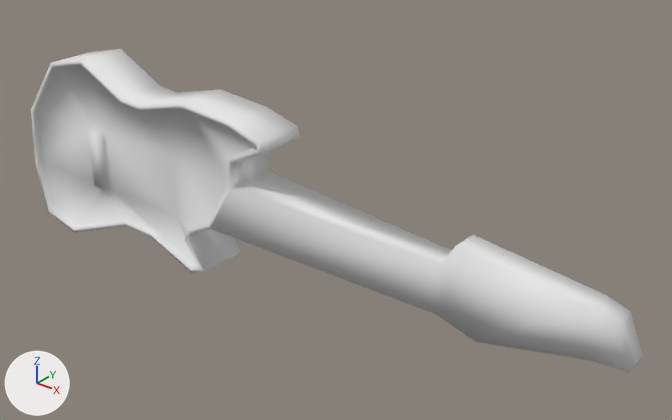
The FBX model Assets/Art/House/Instruments/Bass_guitar.fbx as it was, and as the next commit left it.
Camera for both pictures: a 50 mm camera at (2.72, -2.23, 1.47) aimed at (0.83, 0.13, 0.01). Arrows for +X, +Y and +Z are at lower left; the lights stay in place. Where no turn or scale is listed for an object, it has been applied to the vertices.

The first picture shows 'Bass'.
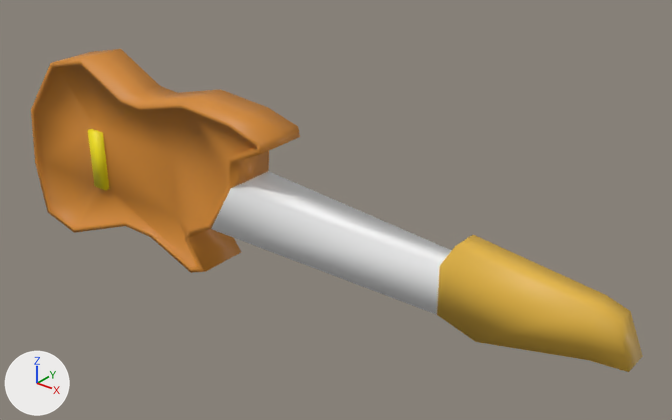
Where the change shows, as pixel boxes (x1, y1, x2, y2) in the pictures (672 x 420 px):
```json
{"part": 1, "of": "me_mesh", "change": "recoloured", "before": [211, 171, 452, 315], "after": [211, 171, 452, 315]}
{"part": 2, "of": "me_mesh", "change": "recoloured", "before": [437, 235, 643, 372], "after": [437, 235, 643, 372], "on screen": "white to orange"}
{"part": 3, "of": "me_mesh", "change": "recoloured", "before": [88, 129, 109, 191], "after": [88, 129, 109, 191], "on screen": "white to yellow"}
{"part": 4, "of": "me_mesh", "change": "recoloured", "before": [31, 49, 300, 273], "after": [31, 49, 300, 273], "on screen": "white to orange"}
```

Scene script edits in JSON lines:
```json
{"op": "add", "block": "mat_mat_4", "code": ["mat_mat_4 = principled_material('Mat.4')", "mat_mat_4.base_color = (0.95, 0.95, 0.95)  # white #f9f9f9"]}
{"op": "add", "block": "mat_mat_5", "code": ["mat_mat_5 = principled_material('Mat.5')", "mat_mat_5.base_color = (0.66, 0.248, 0.0264)  # orange #d4882d"]}
{"op": "add", "block": "mat_mat_6", "code": ["mat_mat_6 = principled_material('Mat.6')", "mat_mat_6.base_color = (0.8, 0.478, 0.056)  # yellow #e7b843"]}
{"op": "add", "block": "mat_mat_8", "code": ["mat_mat_8 = principled_material('Mat.8')", "mat_mat_8.base_color = (1.0, 0.833, 0.0)  # yellow #ffeb00"]}
{"block": "me_mesh", "where": "me_mesh.from_pydata(...)  # 114 vertices, 116 faces; spans x -0.68..2.01, y -0.11..0.1, z -0.4..0.42"}
{"block": "me_mesh", "where": "# used by ob_bass; location = (0.0, 0.0, 0.0)"}
{"block": "me_mesh", "change": "me_mesh part 1: all 4 faces centred in x 0.92..0.97, y -0.1..0.05, z -0.1..0.09 switch from no material to mat_mat_4 (white #f9f9f9)"}
{"block": "me_mesh", "change": "me_mesh part 2: all 13 faces centred in x 1.44..1.98, y -0.1..0.06, z -0.11..0.13 switch from no material to mat_mat_6 (yellow #e7b843)"}
{"block": "me_mesh", "change": "me_mesh part 3: all 5 faces centred in x -0.27..-0.2, y -0.1..-0.09, z -0.12..0.12 switch from no material to mat_mat_8 (yellow #ffeb00)"}
{"block": "me_mesh", "change": "me_mesh part 4: 94 of the faces centred in x -0.67..0.69, y -0.1..0.1, z -0.38..0.39 switch from no material to mat_mat_5 (orange #d4882d)"}
```
